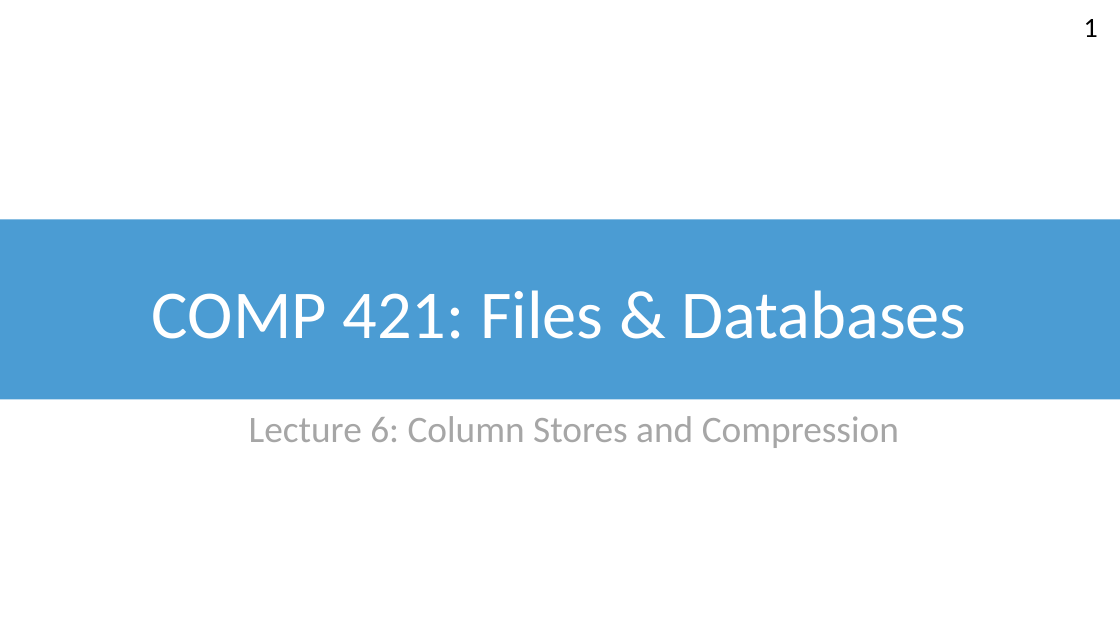
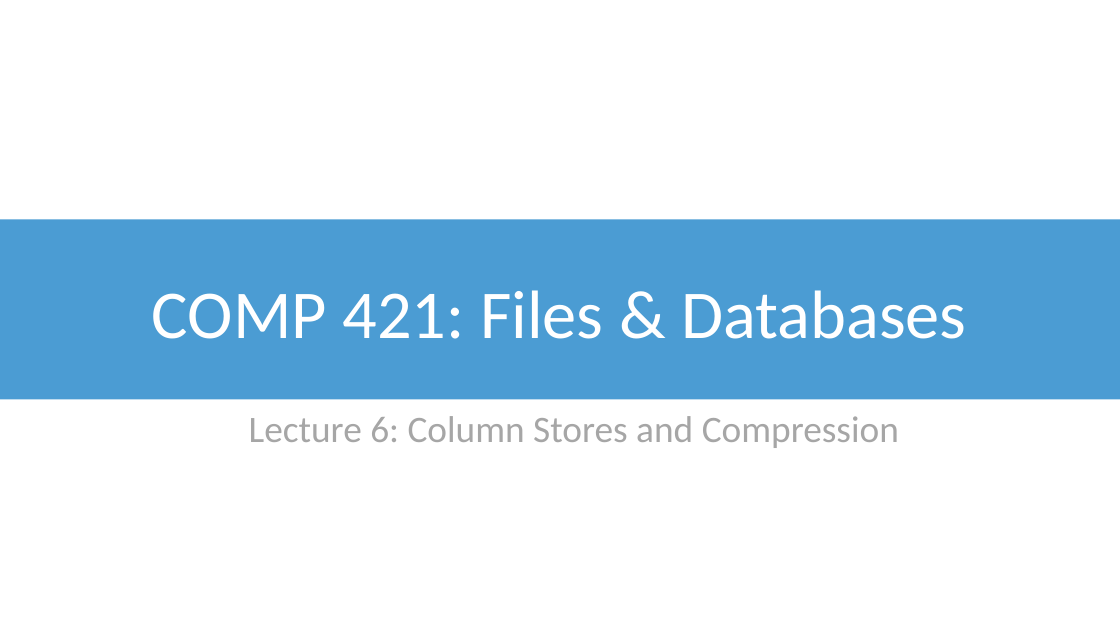
Before and after one commit to bsb20/bsb20.github.io, a slide deck: slide 1 of docs/421_f26/lectures/L6.pptx. Drawn at 1120x630 pixels with LibreOffice and Linux fonts; fonts in the diff are those of the drawing; background and template pictures are left out. Boxes give left, top, right and bottom in pixels: in the first picture for what was removed or moved away, otherwise in the second. Text is boxed around its words. In the diff, an @@ line names an element or a change of style, - is before the commit and + after.

```diff
--- a/docs/421_f26/lectures/L6.pptx
+++ b/docs/421_f26/lectures/L6.pptx
@@ page number removed at (1084,19,1098,37) @@
-1
```
Also in this commit, not shown: 5 other slides changed, 13 slides added, 1 slide removed, 1 other file.
